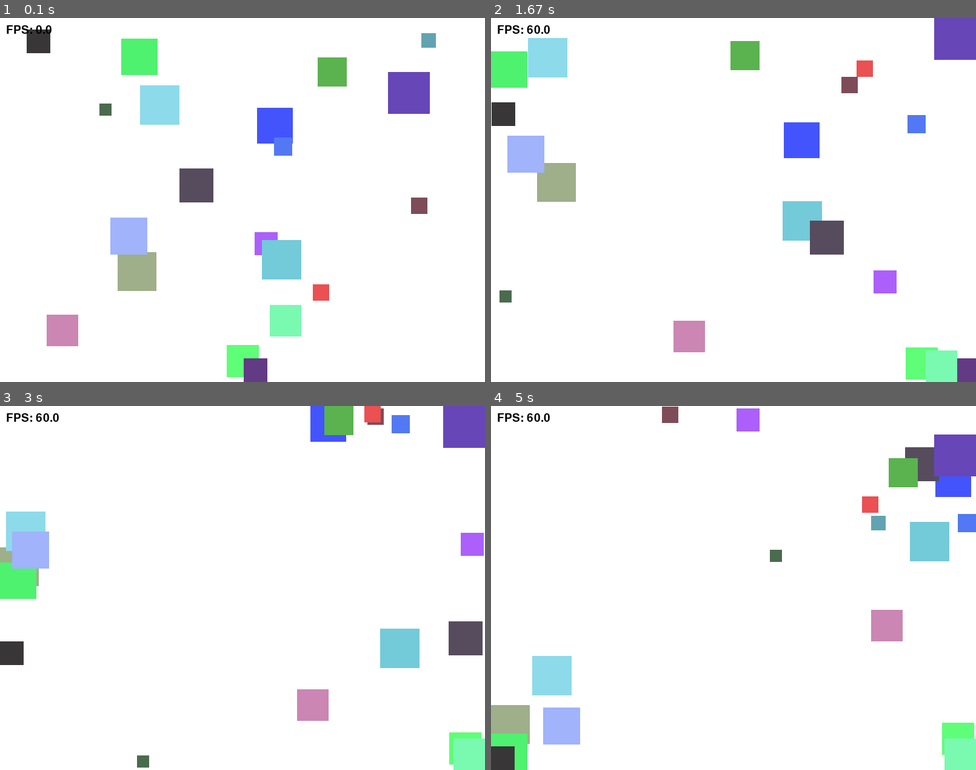
Above: before the commit, frames 1-4 (two rows, left to right).
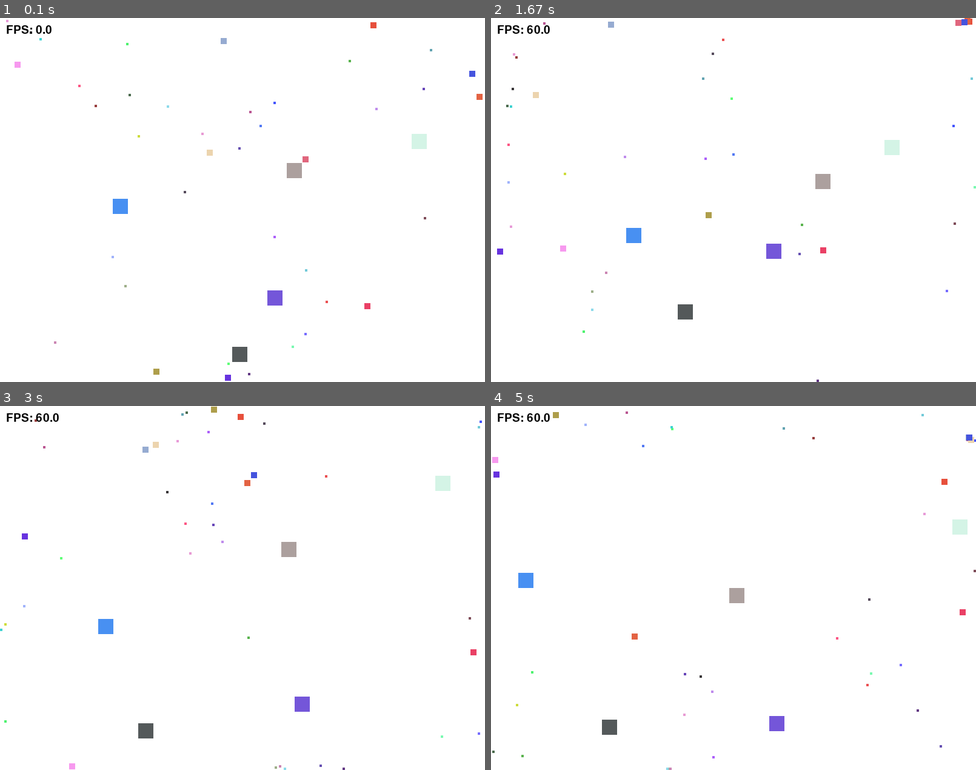
Above: after the commit, the same moments.

Repository: kangyoussef95-max/lab8-pygame
Game: pygame game, started from main.py
The game is run twice, just before and just after one commit, with the same random seed, the same clock (stepped at 60 frames per second) and the same inputs.
Inputs:
- Up to frame 1 (0.1 s): no input
- Up to frame 2 (1.67 s): no input
- Up to frame 3 (3 s): no input
- Up to frame 4 (5 s): no input

The runs differ from the first frame. In frame 1, 11% of the frame differs, in the area x 1-100%, y 0-100%; in frame 2, 11%; in frame 3, 8.6%; in frame 4, 9.4%.

Commit message:
exam: q1 - mix of squares

Diff:
--- a/main.py
+++ b/main.py
@@ -9,11 +9,11 @@
 # Constants
 WINDOW_WIDTH: int = 800
 WINDOW_HEIGHT: int = 600
-MIN_SQUARE_SIZE: int = 20
-MAX_SQUARE_SIZE: int = 70
+MIN_SQUARE_SIZE: int = 4
+MAX_SQUARE_SIZE: int = 25
 MIN_SPEED: float = 1.5
 MAX_SPEED: float = 7.0
-NUM_SQUARES: int = 20
+NUM_SQUARES: int = 45
 FPS: int = 60
 JITTER_ENABLED: bool = True
 FLEE_RADIUS: int = 150
@@ -313,9 +313,8 @@
 
 def main() -> None:
     """Main game loop."""
-    sizes: list[int] = [
-        random.randint(MIN_SQUARE_SIZE, MAX_SQUARE_SIZE) for _ in range(NUM_SQUARES)
-    ]
+    sizes: list[int] = [4,4,4,4,4,4,4,4,4,4,4,4,4,4,4,4,4,4,4,4,4,4,4,4,4,4,4,4,4,4,10,10,10,10,10,10,10,10,10,10,25,25,25,25,25]
+
     squares: list[Square] = [
         Square(
             size=size,
